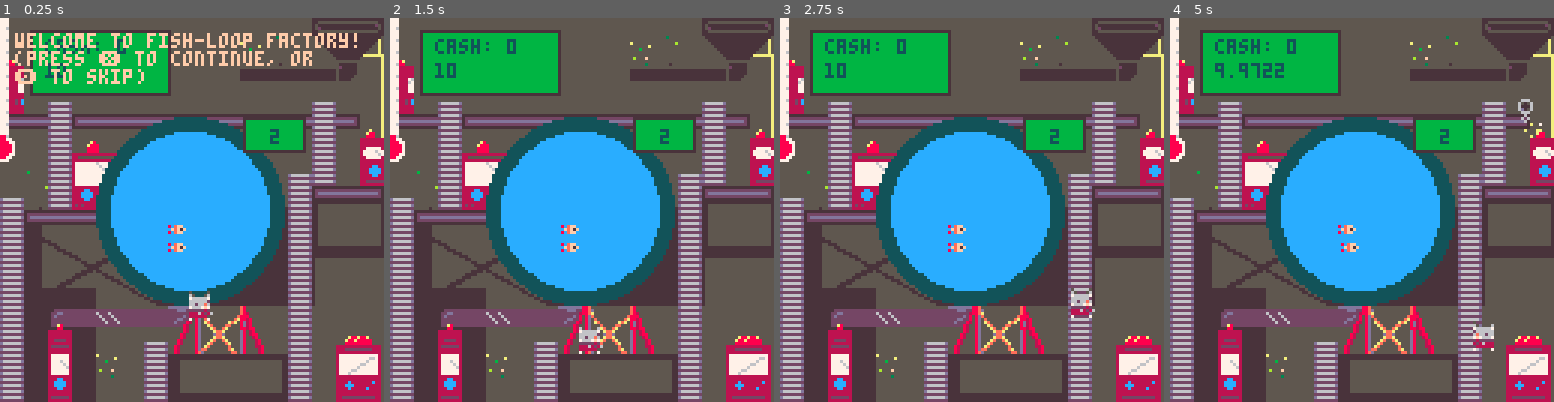
Above: before the commit, frames 1-4 (left to right).
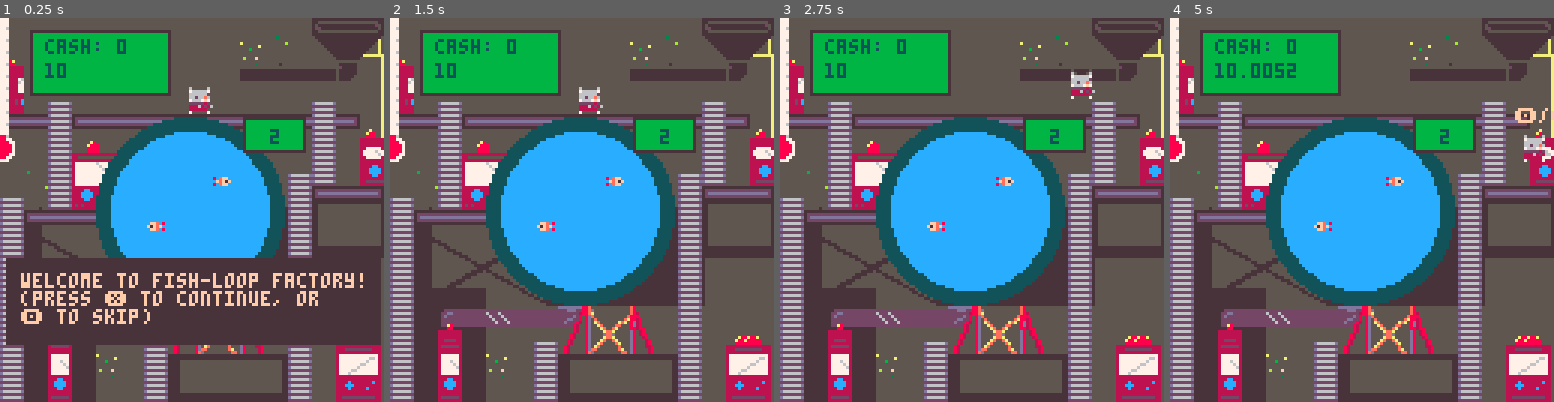
Above: after the commit, the same moments.

Repository: keatontate/gmtk-jam-2025
Game: PICO-8 cartridge src/loop-game.p8
The game is run twice, just before and just after one commit, with the same random seed, the same clock (stepped at 60 frames per second) and the same inputs.
Inputs:
- Up to frame 1 (0.25 s): no input
- Up to frame 2 (1.5 s): tap X (X key) at 0.33, 1.07 s; tap O (Z key) at 0.7 s
- Up to frame 3 (2.75 s): hold Right 1.6-2.1 s; tap O (Z key) at 1.7, 2.1, 2.5 s; tap X (X key) at 1.85 s; hold Up 2.15-2.42 s; hold Right from 2.47 s (still down)
- Up to frame 4 (5 s): tap O (Z key) every 0.4 s from 2.9 to 4.9 s; tap X (X key) at 2.97, 4.08 s; release Right at 3.03 s; hold Left 3.08-3.58 s; hold Down 3.63-3.97 s; hold Right 4.02-4.68 s; hold Up from 4.73 s (still down)

The runs differ from the first frame. In frame 1, 23% of the frame differs, in the area x 1-100%, y 3-86%; in frame 2, 0.9%; in frame 3, 0.9%; in frame 4, 1.5%.

Commit message:
Updated tutorial, etc.

Diff:
--- a/src/character.lua
+++ b/src/character.lua
@@ -1,6 +1,6 @@
 pl={
   x=63,
-  y=83,
+  y=20,
   spd=1.5,
   velo = 0,
   grounded = false,
--- a/src/fish.lua
+++ b/src/fish.lua
@@ -12,18 +12,20 @@
 exponential = 1.05
 rate = 1
 
+fish_spread = 30
+
 
 -- note: start with 2
 fish_sprites = {
     {
-        sprite = 153,
-        x = 53 + rnd(20),
-        y = 53 + rnd(20)
+        sprite = 186,
+        x = 63 - (fish_spread/2) + rnd(fish_spread),
+        y = 63 - (fish_spread/2) + rnd(fish_spread)
     },
     {
         sprite = 153,
-        x = 53 + rnd(20),
-        y = 53 + rnd(20)
+        x = 63 - (fish_spread/2) + rnd(fish_spread),
+        y = 63 - (fish_spread/2) + rnd(fish_spread)
     }
 }
 
@@ -89,10 +91,15 @@
 
 function draw_fish()
     -- ensure fish match how many they say
+
+    -- get a left or right facing one
+    local fsh_sprite = 186
+    if (rnd() > 0.5) fsh_sprite = 153
+
     add(fish_sprites, {
-        sprite = 153,
-        x = 53 + rnd(20),
-        y = 53 + rnd(20)
+        sprite = fsh_sprite,
+        x = 63 - (fish_spread/2) + rnd(fish_spread),
+        y = 63 - (fish_spread/2) + rnd(fish_spread)
     })
     while (#fish_sprites > fish.count) do
         del(fish_sprites, fish_sprites[#fish_sprites])
--- a/src/game-loop.lua
+++ b/src/game-loop.lua
@@ -16,9 +16,9 @@
   -- stop the music in an if loop to allow the other song to play. stat(57) checks if music is playing currently.
   if not stat(57) then
     if (fish.happiness > 7) then
-      -- music(0, 9)
+      music(0, 9)
     else
-      -- music(8, 9)
+      music(8, 9)
     end
   end
 
@@ -54,10 +54,10 @@
   draw_cash()
   draw_machines()
   draw_pl()
+  draw_fish()
   draw_particles()
   draw_shop()
   draw_prizes()
-  draw_fish()
 
   if not tutorial.finished then
     draw_tutorial()
--- a/src/tutorial.lua
+++ b/src/tutorial.lua
@@ -3,10 +3,14 @@
   finished = false,
   tutorial_messages = {
     "welcome to fish-loop factory! \n(press \151 to continue, or \n\142 to skip)",
-    "your goal is to get $".. goal_cash .. " cash. (\151)",
+    "your goal is to get $".. goal_cash .. " cash. \n(\151)",
     "machines may break! to keep \nyour fish happiness high, \ndon't forget to repair them. \n(\151)",
-    "to earn cash, go to the store \n(bottom right) and sell fish. (\151)",
-    "if fish aren't happy enough, \ntheir numbers may decrease! (\151)",
+    "to earn cash, go to the store \n(bottom right) and sell fish. \n(\151)              (DOWN HERE)v",
+    "if fish aren't happy enough, \ntheir numbers may decrease! \n(\151)",
+    "oh... and one more thing... \n(\151)",
+    "you may get lucky and get the \nopportunity to win a prize \nfish. (\151)",
+    "to win, just run loops \naround the factory. (\151)",
+    "you'll get it... (\151)",
     "good luck! \n(press \151 to start game)"
   }
 }
@@ -15,11 +19,20 @@
     tutorial.finished = true
   end
 
-  if btnp(5) then tutorial.i += 1 end
+  if btnp(5) then
+    tutorial.i += 1
+    sfx(5)
+  end
   if btnp(4) then tutorial.i = #tutorial.tutorial_messages + 1 end
 
 end
 
 function draw_tutorial()
-  print(tutorial.tutorial_messages[tutorial.i], 5, 5)
+  local xoffset = 2
+  local yoffset = 80
+  local ybuffer = 20
+  local rect_color = 6
+  local txt_color = 15
+  rectfill(xoffset, yoffset, 128-xoffset, 128-ybuffer, rect_color)
+  print(tutorial.tutorial_messages[tutorial.i], xoffset + 5, yoffset + 5, txt_color)
 end
